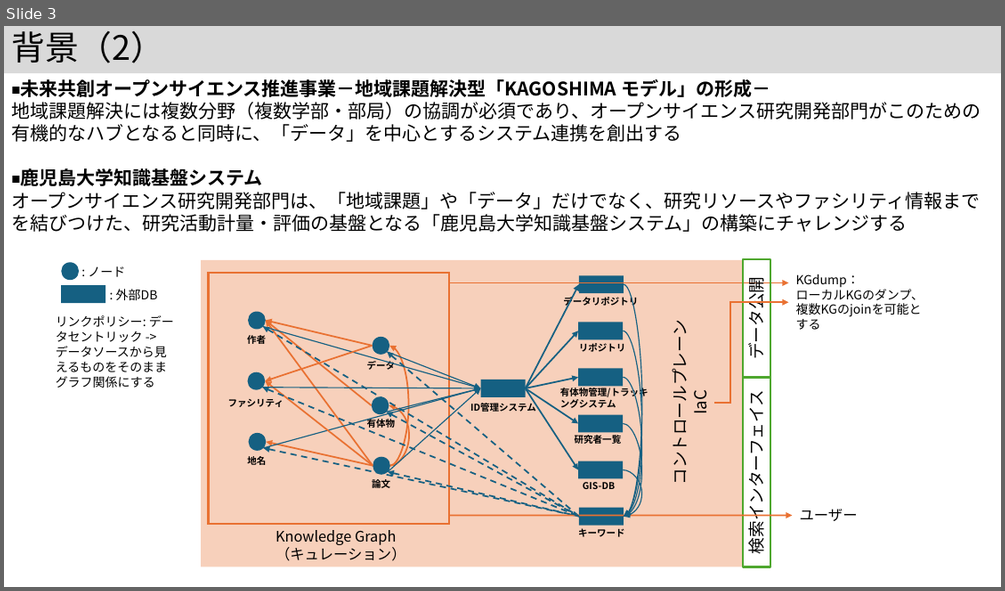
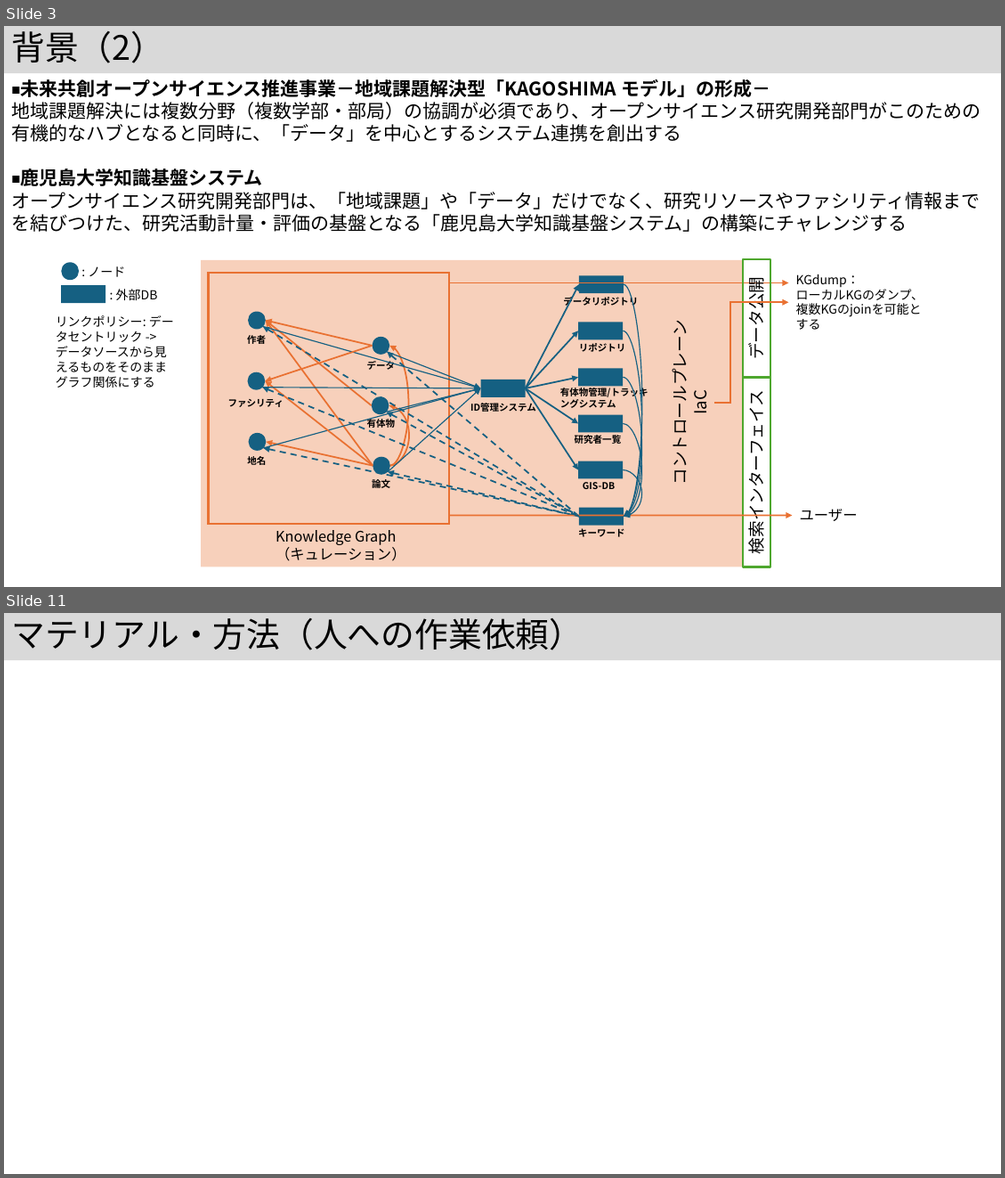
Before and after one commit to kouamano/nihongo-region-name-extract, a slide deck: jsik2026taikai.pptx. Shown one above the other, each under a label of ours: slide 3 before the commit, slides 3 and 11 after it; the slides between them are not shown. The pictures are 1005x591 and 1005x1178 pixels, drawn with LibreOffice and Linux fonts; fonts in the diff are those of the drawing. Boxes give left, top, right and bottom in pixels: in the first picture for what was removed or moved away, otherwise in the second. Text is boxed around its words. In the diff, an @@ line names an element or a change of style, - is before the commit and + after.

```diff
--- a/jsik2026taikai.pptx
+++ b/jsik2026taikai.pptx
@@ slide 11 added at bbox=[4, 613, 1001, 1174], background #FFFFFF @@
@@ title added at bbox=[4, 613, 1001, 660], fill #D9D9D9, 32.4 pt, text #000000 @@
+マテリアル・方法（人への作業依頼）
```
Also in this commit, not shown: 3 slides changed, 5 other slides added, 1 other file.
